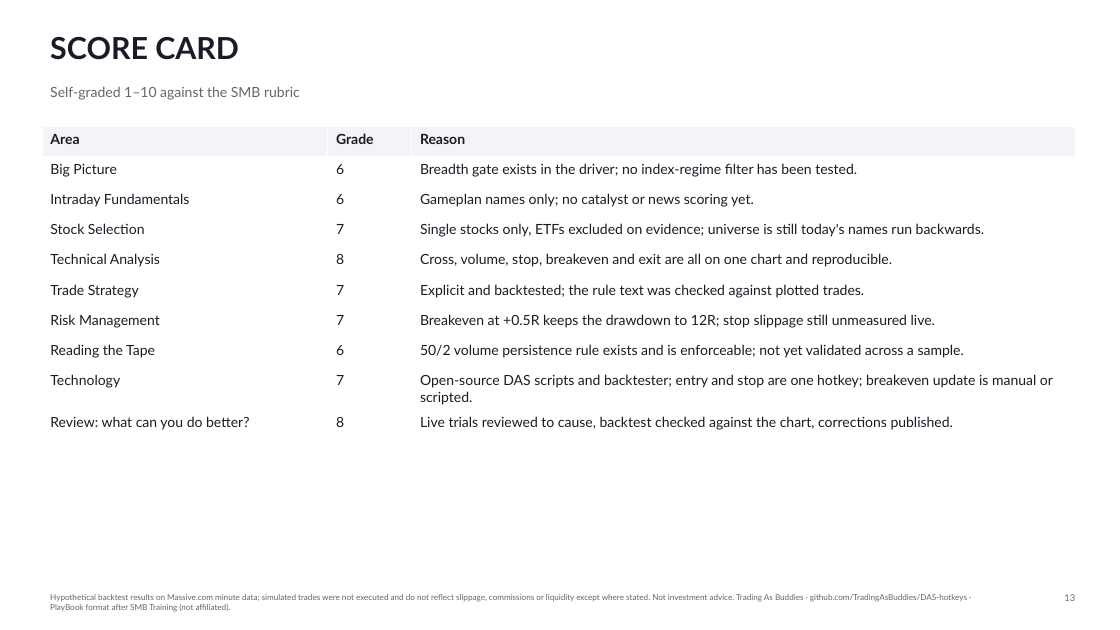
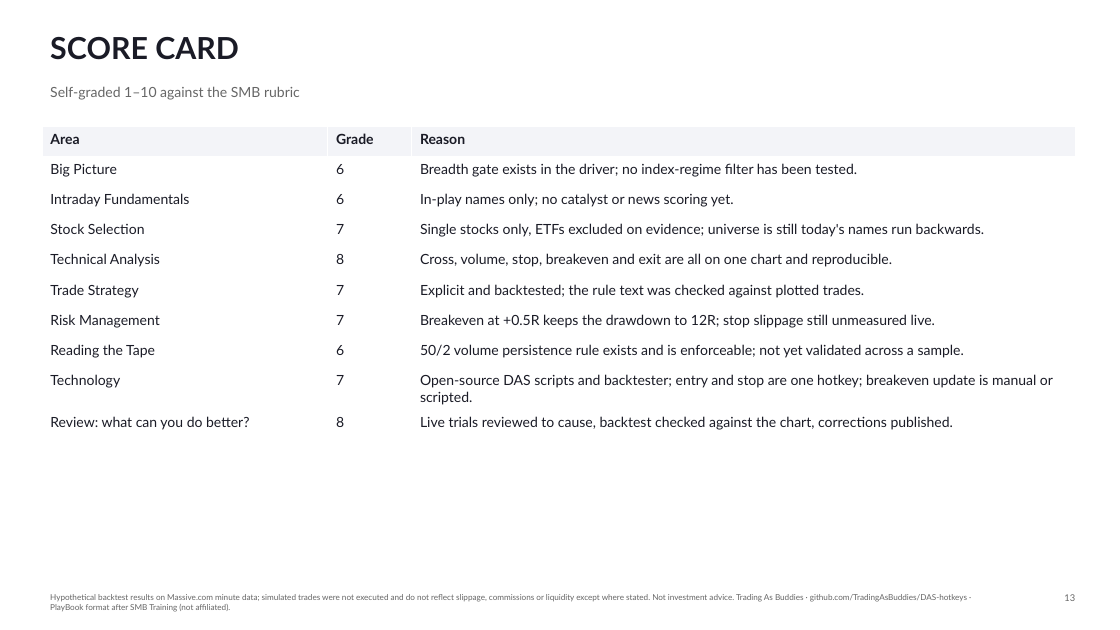
Before and after one commit to TradingAsBuddies/DAS-hotkeys, a slide deck: slide 13 of docs/playbook/PlayBook-Fashionably-Late.pptx. Drawn at 1120x630 pixels with LibreOffice and Linux fonts; fonts in the diff are those of the drawing. Boxes give left, top, right and bottom in pixels: in the first picture for what was removed or moved away, otherwise in the second. Text is boxed around its words. In the diff, an @@ line names an element or a change of style, - is before the commit and + after.

```diff
--- a/docs/playbook/PlayBook-Fashionably-Late.pptx
+++ b/docs/playbook/PlayBook-Fashionably-Late.pptx
@@ table at [42,126,1075,434] @@
-row 3, column 3: Gameplan names only; no catalyst or news scoring yet.
+row 3, column 3: In-play names only; no catalyst or news scoring yet.
```
Also in this commit, not shown: 1 other slide changed, 2 other files.
